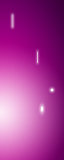
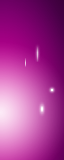
Comparing the layer stacks of the two 64×160 images. Changes:
added layer "Rectangle 1 copy 3" above "Rectangle 1 copy 2" over (35, 44, 40, 62)
painted on "Rectangle 1 copy 2" over (35, 44, 40, 66)
painted on "Rectangle 1" over (9, 12, 26, 67)
